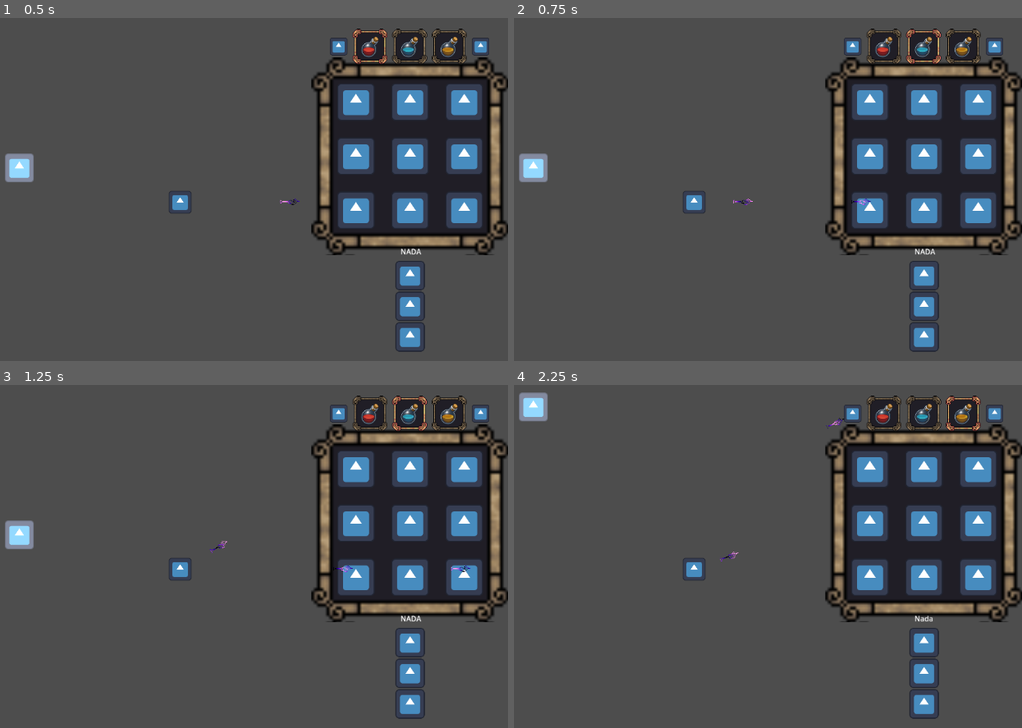
Above: before the commit, frames 1-4 (two rows, left to right).
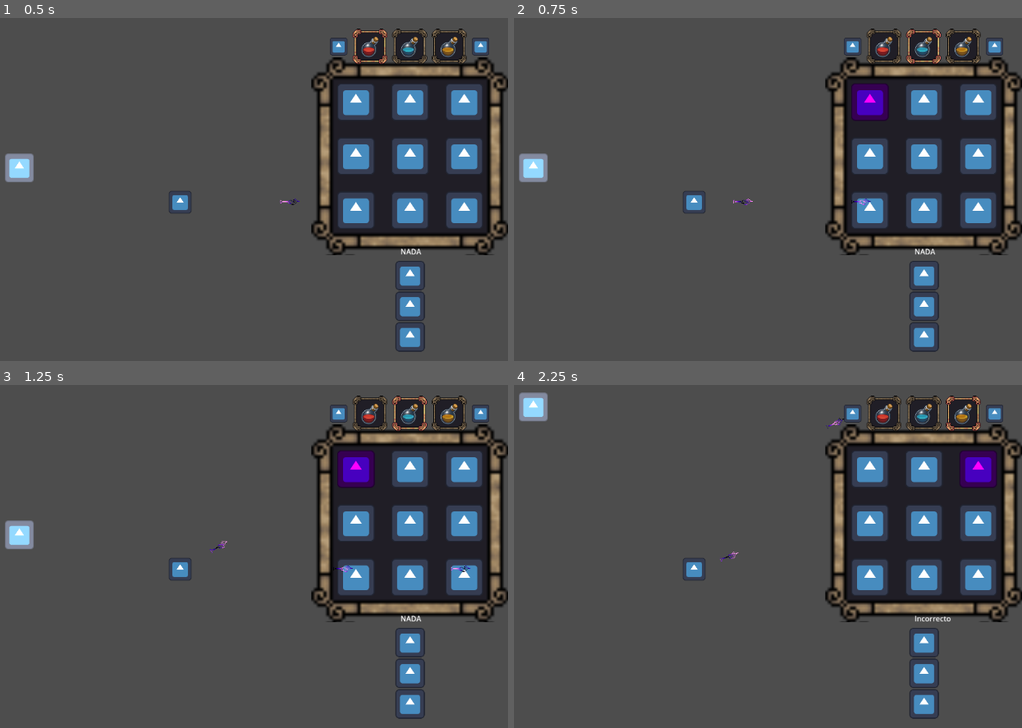
Above: after the commit, the same moments.

Repository: Irozuku/A-Painters-Nightmare-bitCrawlerStudios
Game: Godot game, scene res://scenes/main.tscn
Two runs of this game, one before a commit and one after it. Both use one fixed random seed, a clock stepped at 60 frames per second and the inputs below. The engine's default icon, where the game draws it, is replaced by a stand-in: a white triangle on a blue panel in a dark square.
Inputs (mouse positions are in pixels of both pictures, inside the frame that each line leads up to):
- Up to frame 1 (0.5 s): no input
- Up to frame 2 (0.75 s): move the mouse to (869, 103) at 0.52 s; press the mouse at (869, 103) at 0.53 s; hold E (change_paint_right) from 0.53 s (still down)
- Up to frame 3 (1.25 s): keep holding E (change_paint_right)
- Up to frame 4 (2.25 s): move the mouse to (925, 470) at 1.27 s; release E (change_paint_right) at 1.28 s; release the mouse at (925, 470) at 1.28 s; hold S (down) 1.28-2.03 s; tap 2 (blue_paint) at 1.35 s; click (925, 470) at 1.55 s; move the mouse to (981, 470) at 2.02 s; press the mouse at (981, 470) at 2.03 s; hold E (change_paint_right) from 2.03 s (still down)

Frame 1 is identical in both runs. In frame 2, 0.8% of the frame differs, in the area x 66-74%, y 19-30%; in frame 3, 0.8%; in frame 4, 0.8%, in the area x 78-95%, y 19-69%.

Commit message:
Fixed grid bug

Diff:
--- a/scenes/Brushstroke.gd
+++ b/scenes/Brushstroke.gd
@@ -13,38 +13,5 @@
 	if (Input.is_action_just_released("left_click")):
 		clear_points()
 
-func _on_point_1_mouse_entered():
-	if (Input.is_action_pressed("left_click")):
-		add_point($"../Point1".position)
-
-func _on_point_2_mouse_entered():
-	if (Input.is_action_pressed("left_click")):
-		add_point($"../Point2".position)
-
-func _on_point_3_mouse_entered():
-	if (Input.is_action_pressed("left_click")):
-		add_point($"../Point3".position)
-
-func _on_point_4_mouse_entered():
-	if (Input.is_action_pressed("left_click")):
-		add_point($"../Point4".position)
-
-func _on_point_5_mouse_entered():
-	if (Input.is_action_pressed("left_click")):
-		add_point($"../Point5".position)
-
-func _on_point_6_mouse_entered():
-	if (Input.is_action_pressed("left_click")):
-		add_point($"../Point6".position)
-
-func _on_point_7_mouse_entered():
-	if (Input.is_action_pressed("left_click")):
-		add_point($"../Point7".position)
-
-func _on_point_8_mouse_entered():
-	if (Input.is_action_pressed("left_click")):
-		add_point($"../Point8".position)
-
-func _on_point_9_mouse_entered():
-	if (Input.is_action_pressed("left_click")):
-		add_point($"../Point9".position)
+func add_stroke(vector: Vector2):
+	add_point(vector)
--- a/scenes/Point1.gd
+++ b/scenes/Point1.gd
@@ -2,6 +2,8 @@
 
 @onready var points = $"..".points
 @onready var sprite = $PointSprite1
+@onready var stroke = $"../Brushstroke"
+
 # Called when the node enters the scene tree for the first time.
 func _ready():
 	pass # Replace with function body.
@@ -16,4 +18,14 @@
 		sprite.modulate = Color("ff00ff")
 		if (points.find(1) == -1):
 			points.append(1)
+			stroke.add_stroke(position)
 			print(points)
+
+
+func _on_input_event(viewport, event, shape_idx):
+	if event is InputEventMouseButton and event.pressed and event.button_index == MOUSE_BUTTON_LEFT:
+		sprite.modulate = Color("ff00ff")
+		if (points.find(1) == -1):
+			points.append(1)
+			stroke.add_stroke(position)
+			print(points)
--- a/scenes/Point2.gd
+++ b/scenes/Point2.gd
@@ -2,6 +2,8 @@
 
 @onready var points = $"..".points
 @onready var sprite = $PointSprite2
+@onready var stroke = $"../Brushstroke"
+
 # Called when the node enters the scene tree for the first time.
 func _ready():
 	pass # Replace with function body.
@@ -16,4 +18,15 @@
 		sprite.modulate = Color("ff00ff")
 		if (points.find(2) == -1):
 			points.append(2)
+			stroke.add_stroke(position)
 			print(points)
+
+
+
+func _on_input_event(viewport, event, shape_idx):
+	if event is InputEventMouseButton and event.pressed and event.button_index == MOUSE_BUTTON_LEFT:
+		sprite.modulate = Color("ff00ff")
+		if (points.find(2) == -1):
+			points.append(2)
+			stroke.add_stroke(position)
+			print(points)
--- a/scenes/Point3.gd
+++ b/scenes/Point3.gd
@@ -2,6 +2,8 @@
 
 @onready var points = $"..".points
 @onready var sprite = $PointSprite3
+@onready var stroke = $"../Brushstroke"
+
 # Called when the node enters the scene tree for the first time.
 func _ready():
 	pass # Replace with function body.
@@ -16,4 +18,14 @@
 		sprite.modulate = Color("ff00ff")
 		if (points.find(3) == -1):
 			points.append(3)
+			stroke.add_stroke(position)
 			print(points)
+
+
+func _on_input_event(viewport, event, shape_idx):
+	if event is InputEventMouseButton and event.pressed and event.button_index == MOUSE_BUTTON_LEFT:
+		sprite.modulate = Color("ff00ff")
+		if (points.find(3) == -1):
+			points.append(3)
+			stroke.add_stroke(position)
+			print(points)
--- a/scenes/Point4.gd
+++ b/scenes/Point4.gd
@@ -2,6 +2,8 @@
 
 @onready var points = $"..".points
 @onready var sprite = $PointSprite4
+@onready var stroke = $"../Brushstroke"
+
 # Called when the node enters the scene tree for the first time.
 func _ready():
 	pass # Replace with function body.
@@ -16,4 +18,14 @@
 		sprite.modulate = Color("ff00ff")
 		if (points.find(4) == -1):
 			points.append(4)
+			stroke.add_stroke(position)
 			print(points)
+
+
+func _on_input_event(viewport, event, shape_idx):
+	if event is InputEventMouseButton and event.pressed and event.button_index == MOUSE_BUTTON_LEFT:
+		sprite.modulate = Color("ff00ff")
+		if (points.find(4) == -1):
+			points.append(4)
+			stroke.add_stroke(position)
+			print(points)
--- a/scenes/Point5.gd
+++ b/scenes/Point5.gd
@@ -2,6 +2,8 @@
 
 @onready var points = $"..".points
 @onready var sprite = $PointSprite5
+@onready var stroke = $"../Brushstroke"
+
 # Called when the node enters the scene tree for the first time.
 func _ready():
 	pass # Replace with function body.
@@ -16,4 +18,14 @@
 		sprite.modulate = Color("ff00ff")
 		if (points.find(5) == -1):
 			points.append(5)
+			stroke.add_stroke(position)
 			print(points)
+
+
+func _on_input_event(viewport, event, shape_idx):
+	if event is InputEventMouseButton and event.pressed and event.button_index == MOUSE_BUTTON_LEFT:
+		sprite.modulate = Color("ff00ff")
+		if (points.find(5) == -1):
+			points.append(5)
+			stroke.add_stroke(position)
+			print(points)
--- a/scenes/Point6.gd
+++ b/scenes/Point6.gd
@@ -2,6 +2,8 @@
 
 @onready var points = $"..".points
 @onready var sprite = $PointSprite6
+@onready var stroke = $"../Brushstroke"
+
 # Called when the node enters the scene tree for the first time.
 func _ready():
 	pass # Replace with function body.
@@ -16,4 +18,14 @@
 		sprite.modulate = Color("ff00ff")
 		if (points.find(6) == -1):
 			points.append(6)
+			stroke.add_stroke(position)
 			print(points)
+
+
+func _on_input_event(viewport, event, shape_idx):
+	if event is InputEventMouseButton and event.pressed and event.button_index == MOUSE_BUTTON_LEFT:
+		sprite.modulate = Color("ff00ff")
+		if (points.find(6) == -1):
+			points.append(6)
+			stroke.add_stroke(position)
+			print(points)
--- a/scenes/Point7.gd
+++ b/scenes/Point7.gd
@@ -2,6 +2,8 @@
 
 @onready var points = $"..".points
 @onready var sprite = $PointSprite7
+@onready var stroke = $"../Brushstroke"
+
 # Called when the node enters the scene tree for the first time.
 func _ready():
 	pass # Replace with function body.
@@ -16,4 +18,14 @@
 		sprite.modulate = Color("ff00ff")
 		if (points.find(7) == -1):
 			points.append(7)
+			stroke.add_stroke(position)
 			print(points)
+
+
+func _on_input_event(viewport, event, shape_idx):
+	if event is InputEventMouseButton and event.pressed and event.button_index == MOUSE_BUTTON_LEFT:
+		sprite.modulate = Color("ff00ff")
+		if (points.find(7) == -1):
+			points.append(7)
+			stroke.add_stroke(position)
+			print(points)
--- a/scenes/Point8.gd
+++ b/scenes/Point8.gd
@@ -2,6 +2,8 @@
 
 @onready var points = $"..".points
 @onready var sprite = $PointSprite8
+@onready var stroke = $"../Brushstroke"
+
 # Called when the node enters the scene tree for the first time.
 func _ready():
 	pass # Replace with function body.
@@ -16,4 +18,14 @@
 		sprite.modulate = Color("ff00ff")
 		if (points.find(8) == -1):
 			points.append(8)
+			stroke.add_stroke(position)
 			print(points)
+
+
+func _on_input_event(viewport, event, shape_idx):
+	if event is InputEventMouseButton and event.pressed and event.button_index == MOUSE_BUTTON_LEFT:
+		sprite.modulate = Color("ff00ff")
+		if (points.find(8) == -1):
+			points.append(8)
+			stroke.add_stroke(position)
+			print(points)
--- a/scenes/Point9.gd
+++ b/scenes/Point9.gd
@@ -2,6 +2,8 @@
 
 @onready var points = $"..".points
 @onready var sprite = $PointSprite9
+@onready var stroke = $"../Brushstroke"
+
 # Called when the node enters the scene tree for the first time.
 func _ready():
 	pass # Replace with function body.
@@ -16,4 +18,14 @@
 		sprite.modulate = Color("ff00ff")
 		if (points.find(9) == -1):
 			points.append(9)
+			stroke.add_stroke(position)
 			print(points)
+
+
+func _on_input_event(viewport, event, shape_idx):
+	if event is InputEventMouseButton and event.pressed and event.button_index == MOUSE_BUTTON_LEFT:
+		sprite.modulate = Color("ff00ff")
+		if (points.find(9) == -1):
+			points.append(9)
+			stroke.add_stroke(position)
+			print(points)
--- a/scenes/grid.tscn
+++ b/scenes/grid.tscn
@@ -163,21 +163,21 @@
 antialiased = true
 script = ExtResource("14_nvryy")
 
+[connection signal="input_event" from="Point1" to="Point1" method="_on_input_event"]
 [connection signal="mouse_entered" from="Point1" to="Point1" method="_on_mouse_entered"]
-[connection signal="mouse_entered" from="Point1" to="Brushstroke" method="_on_point_1_mouse_entered"]
+[connection signal="input_event" from="Point2" to="Point2" method="_on_input_event"]
 [connection signal="mouse_entered" from="Point2" to="Point2" method="_on_mouse_entered"]
-[connection signal="mouse_entered" from="Point2" to="Brushstroke" method="_on_point_2_mouse_entered"]
+[connection signal="input_event" from="Point3" to="Point3" method="_on_input_event"]
 [connection signal="mouse_entered" from="Point3" to="Point3" method="_on_mouse_entered"]
-[connection signal="mouse_entered" from="Point3" to="Brushstroke" method="_on_point_3_mouse_entered"]
+[connection signal="input_event" from="Point4" to="Point4" method="_on_input_event"]
 [connection signal="mouse_entered" from="Point4" to="Point4" method="_on_mouse_entered"]
-[connection signal="mouse_entered" from="Point4" to="Brushstroke" method="_on_point_4_mouse_entered"]
+[connection signal="input_event" from="Point5" to="Point5" method="_on_input_event"]
 [connection signal="mouse_entered" from="Point5" to="Point5" method="_on_mouse_entered"]
-[connection signal="mouse_entered" from="Point5" to="Brushstroke" method="_on_point_5_mouse_entered"]
+[connection signal="input_event" from="Point6" to="Point6" method="_on_input_event"]
 [connection signal="mouse_entered" from="Point6" to="Point6" method="_on_mouse_entered"]
-[connection signal="mouse_entered" from="Point6" to="Brushstroke" method="_on_point_6_mouse_entered"]
+[connection signal="input_event" from="Point7" to="Point7" method="_on_input_event"]
 [connection signal="mouse_entered" from="Point7" to="Point7" method="_on_mouse_entered"]
-[connection signal="mouse_entered" from="Point7" to="Brushstroke" method="_on_point_7_mouse_entered"]
+[connection signal="input_event" from="Point8" to="Point8" method="_on_input_event"]
 [connection signal="mouse_entered" from="Point8" to="Point8" method="_on_mouse_entered"]
-[connection signal="mouse_entered" from="Point8" to="Brushstroke" method="_on_point_8_mouse_entered"]
+[connection signal="input_event" from="Point9" to="Point9" method="_on_input_event"]
 [connection signal="mouse_entered" from="Point9" to="Point9" method="_on_mouse_entered"]
-[connection signal="mouse_entered" from="Point9" to="Brushstroke" method="_on_point_9_mouse_entered"]
